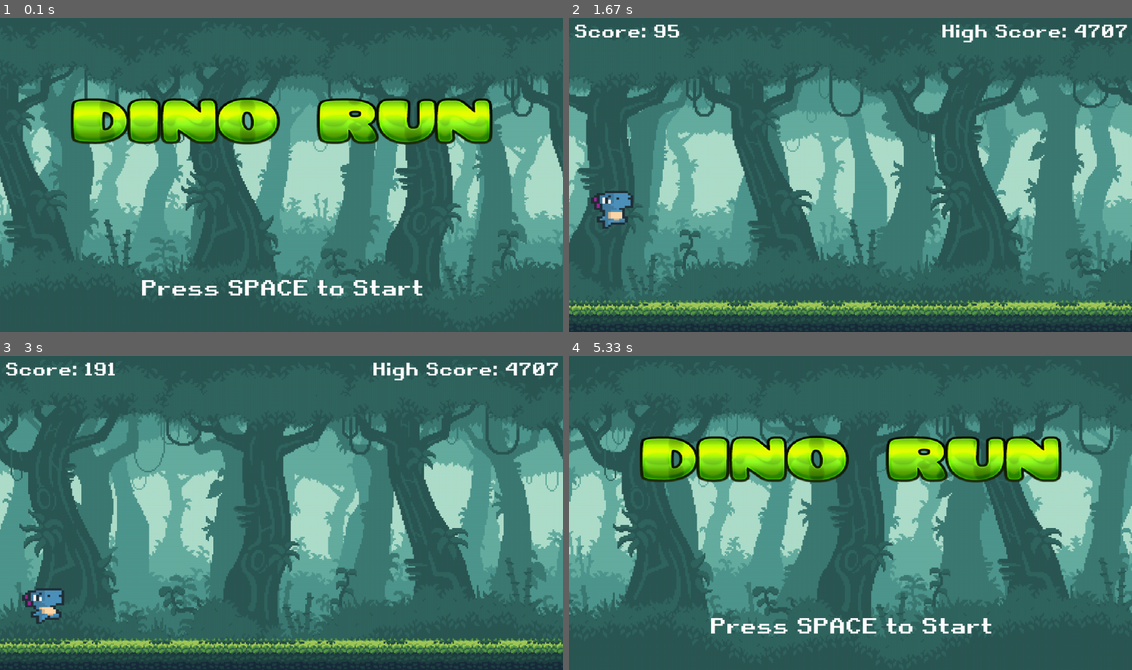
Above: before the commit, frames 1-4 (two rows, left to right).
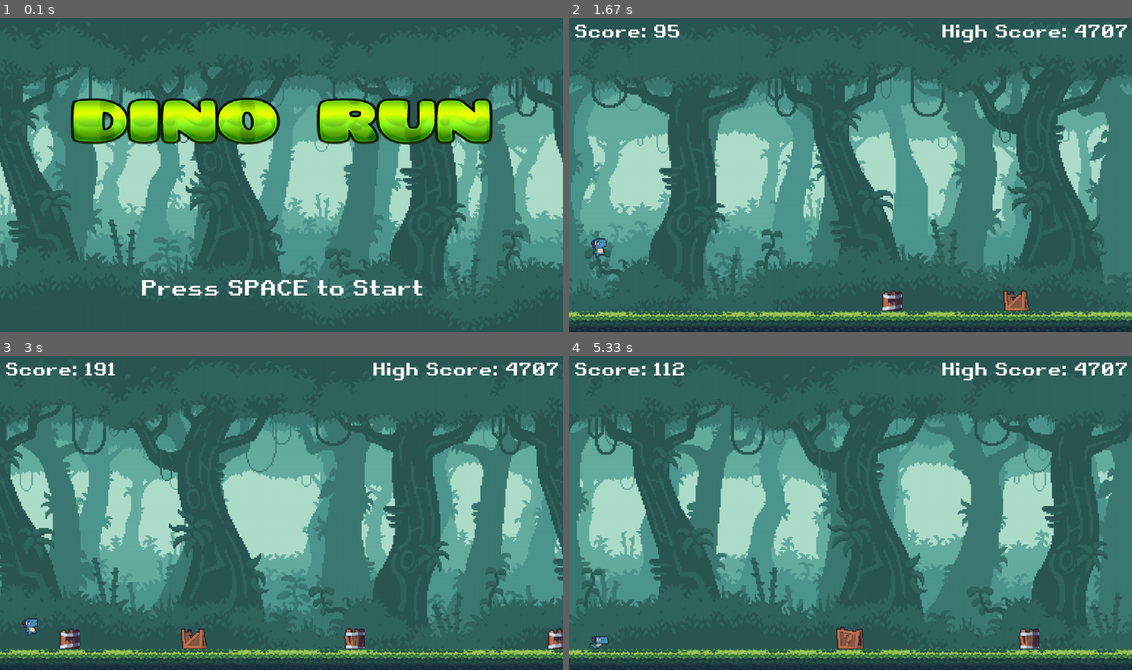
Above: after the commit, the same moments.

Repository: Creative-banda/Dino-Run
Game: pygame game, started from main.py
Two runs of this game, one before a commit and one after it. Both use one fixed random seed, a clock stepped at 60 frames per second and the inputs below.
Inputs:
- Up to frame 1 (0.1 s): no input
- Up to frame 2 (1.67 s): tap Space at 0.33 s; hold Up 0.67-1.13 s; hold Down 1.17-1.47 s; hold Up from 1.5 s (still down)
- Up to frame 3 (3 s): release Up at 1.87 s; hold Down 1.9-2.27 s; hold Up 2.3-2.6 s; hold Down 2.63-2.93 s; hold Up from 2.97 s (still down)
- Up to frame 4 (5.33 s): release Up at 3.33 s; hold Down 3.37-3.73 s; tap Space at 3.77 s; hold Up 4.1-4.4 s; hold Down 4.43-4.73 s; hold Up 4.77-5.13 s; hold Down from 5.17 s (still down)

The runs differ from the first frame. In frame 1, 8.6% of the frame differs, in the area x 0-100%, y 15-90%; in frame 2, 52%, in the area x 0-100%, y 15-99%; in frame 3, 46%; in frame 4, 42%.

Commit message:
Refine visual scale and jump physics for zoomed-out gameplay

Diff:
--- a/main.py
+++ b/main.py
@@ -16,10 +16,11 @@
 # Get Ratio of Base to Actual Screen Size
 ratio_x = WIDTH / BASE_WIDTH
 ratio_y = HEIGHT / BASE_HEIGHT
+ratio = min(ratio_x, ratio_y)
 
 # Variables
 bg = []  # List to hold parallax background images
-game_speed = 5 * ratio_x  # Speed of the game
+game_speed = 4 * ratio_x  # Speed of the game
 last_increment_time = pygame.time.get_ticks()  # Track last increment time
 score = 0  # Initialize score
 high_score = 0  # Initialize high score
@@ -27,13 +28,16 @@
 last_bird_spawn_time = pygame.time.get_ticks()
 last_obstacle_spawn_time = pygame.time.get_ticks()
 
+next_target_arrival = 0
+next_entity_is_bird = False
+
 # Font setup
 score_font = pygame.font.Font("assets/font/Retro.ttf", int(25 * ratio_x))
 big_font = pygame.font.Font("assets/font/Retro.ttf", int(30 * ratio_x))
 
 # Load image
 ground_image = pygame.image.load("assets/images/background/ground.png")
-ground_image = pygame.transform.scale(ground_image, (WIDTH, int(60 * ratio_y)))
+ground_image = pygame.transform.scale(ground_image, (WIDTH, int(40 * ratio_y)))
 
 # Load Sounds
 jump_sound = pygame.mixer.Sound("assets/sounds/jump.mp3")
@@ -81,8 +85,8 @@
 def increment_game_speed():
     global game_speed, last_increment_time
     current_time = pygame.time.get_ticks()
-    if current_time - last_increment_time > 7000:  # Increment speed every 7 seconds
-        game_speed += 1 *  ratio_x  # Increment speed based on ratio
+    if current_time - last_increment_time > 10000:  # Increment speed every 10 seconds
+        game_speed += 0.5 * ratio_x  # Increment speed based on ratio
         last_increment_time = current_time
 
 #  ----------------   Score Display/ Main Menu --------------- #
@@ -143,10 +147,12 @@
 def reset_level():
     global player, ground_1, ground_2
     """Reset the game state to start a new game."""
-    global score, isAlive, game_speed
+    global score, isAlive, game_speed, next_target_arrival, next_entity_is_bird
     score = 0
+    next_target_arrival = 0
+    next_entity_is_bird = False
     isAlive = True
-    game_speed = 5 * ratio_x  # Reset game speed
+    game_speed = 4 * ratio_x  # Reset game speed
     ground_group.empty()  # Clear ground group
     enemy_group.empty()  # Clear enemy group
     obstacle_group.empty()  # Clear obstacle group
@@ -167,7 +173,7 @@
         self.image = ground_image
         self.rect = self.image.get_rect()
         self.rect.left = x
-        self.rect.y = HEIGHT - 60 * ratio_y
+        self.rect.y = HEIGHT - 40 * ratio_y
 
     def move(self):
         self.rect.x -= game_speed
@@ -187,7 +193,7 @@
         self.rect.topleft = (50, HEIGHT // 2)
         self.animation_cooldown = 80  # Milliseconds between frame updates
         self.last_update = pygame.time.get_ticks()  # Track last update time
-        self.gravity = 0.5  # Gravity effect
+        self.gravity = 0.8 * ratio_y  # Gravity effect
         self.velocity_y = 0  # Vertical velocity for jumping
         self.Inair = False  # Check if player is in the air
         self.ducking = False  # Check if player is ducking
@@ -204,7 +210,7 @@
                 img_path = f"assets/images/dino/{action}/{i}.png"
 
                 img = pygame.image.load(img_path).convert_alpha()
-                img = pygame.transform.scale(img, (img.get_width() * 4 * ratio_x, img.get_height() * 4 * ratio_y))
+                img = pygame.transform.scale(img, (int(img.get_width() * 2 * ratio), int(img.get_height() * 2 * ratio)))
 
                 temp_list.append(img)
 
@@ -235,7 +241,7 @@
         dy, alive = 0, True
         keys = pygame.key.get_pressed()
         if keys[pygame.K_UP] and not self.Inair:
-            self.velocity_y = -15 * ratio_y  # Jumping effect
+            self.velocity_y = -14 * ratio_y  # Jumping effect
             self.Inair = True
             jump_sound.play()  # Play jump sound
         if keys[pygame.K_DOWN]:
@@ -256,7 +262,7 @@
                 self.rect.bottom = ground.rect.top
                 self.velocity_y = 0
                 self.Inair = False
-                self.gravity = 0.5 * ratio_y
+                self.gravity = 0.8 * ratio_y
 
         # Check for boxes collision
         for obstacle in obstacle_group:
@@ -286,7 +292,7 @@
     def __init__(self):
         super().__init__()
         self.x = WIDTH
-        self.y = random.choice([HEIGHT - 180 * ratio_y, HEIGHT - 200 * ratio_y, HEIGHT - 120 * ratio_y])  # Randomize bird height
+        self.y = random.choice([HEIGHT - 40 * ratio_y - 32 * ratio, HEIGHT - 40 * ratio_y - 60 * ratio, HEIGHT - 40 * ratio_y - 80 * ratio])  # Randomize bird height
         self.animation_list = []
         self.load_animation()
         self.frame_index = 0
@@ -303,7 +309,7 @@
         for i in range(num_of_frames):  # Fix range (use +1)
             img_path = f"assets/images/bird/{i}_BirdSprite.png"
             img = pygame.image.load(img_path).convert_alpha()
-            img = pygame.transform.scale(img, (img.get_width() * 4 * ratio_x, img.get_height() * 4 * ratio_y))
+            img = pygame.transform.scale(img, (int(img.get_width() * 2 * ratio), int(img.get_height() * 2 * ratio)))
             self.animation_list.append(img)
 
     def update(self):
@@ -324,10 +330,10 @@
 class Obstacle(pygame.sprite.Sprite):
     def __init__(self):
         super().__init__()
-        self.x, self.y = WIDTH, HEIGHT - 60 * ratio_y  # Position the obstacle at the bottom of the screen
+        self.x, self.y = WIDTH, HEIGHT - 40 * ratio_y  # Position the obstacle at the bottom of the screen
         image_name = random.randint(1, 6)  # Randomly select an obstacle image
         self.image = pygame.image.load(f"assets/images/boxes/{image_name}.png").convert_alpha()
-        self.image = pygame.transform.scale(self.image, (self.image.get_width() * 3 * ratio_x, self.image.get_height() * 3 * ratio_y))
+        self.image = pygame.transform.scale(self.image, (int(self.image.get_width() * 1.5 * ratio), int(self.image.get_height() * 1.5 * ratio)))
         self.rect = self.image.get_rect()
         self.rect.bottomleft = (self.x, self.y)
 
@@ -372,17 +378,29 @@
 
     draw_scores()  # Draw scores on the screen
 
-    # Create new obstacles
-    if random.randint(1, 150) == 1 and pygame.time.get_ticks() - last_obstacle_spawn_time > 500:  # Adjust frequency of obstacles
-        obstacle = Obstacle()
-        obstacle_group.add(obstacle)
-        last_obstacle_spawn_time = pygame.time.get_ticks()
-
-    # Create new birds
-    if random.randint(1, 400) == 1 and pygame.time.get_ticks() - last_bird_spawn_time > 2000:  # Adjust frequency of birds
-        bird = Bird()
-        enemy_group.add(bird)
-        last_bird_spawn_time = pygame.time.get_ticks()
+    # Spawning logic based on arrival gaps to avoid impossible combinations
+
+    # Speed of next entity
+    entity_speed = game_speed + (5 * ratio_x if next_entity_is_bird else 0)
+    dist_to_player = WIDTH - (50 * ratio_x)
+    frames_to_arrive = dist_to_player / entity_speed
+    expected_arrival_tick = score + frames_to_arrive
+
+    if expected_arrival_tick >= next_target_arrival:
+        if next_entity_is_bird:
+            bird = Bird()
+            enemy_group.add(bird)
+        else:
+            obstacle = Obstacle()
+            obstacle_group.add(obstacle)
+
+        # Decide what to spawn next and when
+        gap = 40 + random.randint(0, 50)
+        next_entity_is_bird = score > 200 and random.randint(1, 100) <= 40
+        if next_entity_is_bird:
+            gap += 15 # Birds need more gap because they move faster, give player more time
+
+        next_target_arrival = expected_arrival_tick + gap
 
     # Draw obstacles
     obstacle_group.update()
@@ -398,7 +416,7 @@
     if not isAlive:
         background_music.stop()
         loose_sound.play()
-        game_speed = 5 * ratio_x  # Reset game speed on death
+        game_speed = 4 * ratio_x  # Reset game speed on death
         if score > high_score:
 
             save_high_score(score)
--- a/main_half_screen.py
+++ b/main_half_screen.py
@@ -10,7 +10,7 @@
 
 # Variables
 bg = []  # List to hold parallax background images
-game_speed = 5  # Speed of the game
+game_speed = 4  # Speed of the game
 last_increment_time = pygame.time.get_ticks()  # Track last increment time
 score = 0  # Initialize score
 high_score = 0  # Initialize high score
@@ -70,8 +70,8 @@
 def increment_game_speed():
     global game_speed, last_increment_time
     current_time = pygame.time.get_ticks()
-    if current_time - last_increment_time > 7000:  # Increment speed every 7 seconds
-        game_speed += 1
+    if current_time - last_increment_time > 10000:  # Increment speed every 10 seconds
+        game_speed += 0.5
         last_increment_time = current_time
 
 #  ----------------   Score Display/ Main Menu --------------- #
@@ -131,10 +131,12 @@
 def reset_level():
     global player, ground_1, ground_2
     """Reset the game state to start a new game."""
-    global score, isAlive, game_speed
+    global score, isAlive, game_speed, next_target_arrival, next_entity_is_bird
     score = 0
+    next_target_arrival = 0
+    next_entity_is_bird = False
     isAlive = True
-    game_speed = 5  # Reset game speed
+    game_speed = 4  # Reset game speed
     ground_group.empty()  # Clear ground group
     enemy_group.empty()  # Clear enemy group
     obstacle_group.empty()  # Clear obstacle group
@@ -155,7 +157,7 @@
         self.image = ground_image
         self.rect = self.image.get_rect()
         self.rect.left = x
-        self.rect.y = HEIGHT - 60
+        self.rect.y = HEIGHT - 40
 
     def move(self):
         self.rect.x -= game_speed
@@ -175,7 +177,7 @@
         self.rect.topleft = (50, HEIGHT // 2)
         self.animation_cooldown = 80  # Milliseconds between frame updates
         self.last_update = pygame.time.get_ticks()  # Track last update time
-        self.gravity = 0.5  # Gravity effect
+        self.gravity = 0.8  # Gravity effect
         self.velocity_y = 0  # Vertical velocity for jumping
         self.Inair = False  # Check if player is in the air
         self.ducking = False  # Check if player is ducking
@@ -192,7 +194,7 @@
                 img_path = f"assets/images/dino/{action}/{i}.png"
 
                 img = pygame.image.load(img_path).convert_alpha()
-                img = pygame.transform.scale(img, (img.get_width() * 4, img.get_height() * 4))
+                img = pygame.transform.scale(img, (int(img.get_width() * 2), int(img.get_height() * 2)))
 
                 temp_list.append(img)
 
@@ -223,7 +225,7 @@
         dy, alive = 0, True
         keys = pygame.key.get_pressed()
         if keys[pygame.K_UP] and not self.Inair:
-            self.velocity_y = -15  # Jumping effect
+            self.velocity_y = -14  # Jumping effect
             self.Inair = True
             jump_sound.play()  # Play jump sound
         if keys[pygame.K_DOWN]:
@@ -244,7 +246,7 @@
                 self.rect.bottom = ground.rect.top
                 self.velocity_y = 0
                 self.Inair = False
-                self.gravity = 0.5
+                self.gravity = 0.8
 
         # Check for boxes collision
         for obstacle in obstacle_group:
@@ -275,7 +277,7 @@
     def __init__(self):
         super().__init__()
         self.x = WIDTH
-        self.y = random.choice([HEIGHT - 180, HEIGHT - 200, HEIGHT - 120])  # Randomize bird height
+        self.y = random.choice([HEIGHT - 40 - 32, HEIGHT - 40 - 60, HEIGHT - 40 - 80])  # Randomize bird height
         self.animation_list = []
         self.load_animation()
         self.frame_index = 0
@@ -292,7 +294,7 @@
         for i in range(num_of_frames):  # Fix range (use +1)
             img_path = f"assets/images/bird/{i}_BirdSprite.png"
             img = pygame.image.load(img_path).convert_alpha()
-            img = pygame.transform.scale(img, (img.get_width() * 4, img.get_height() * 4))
+            img = pygame.transform.scale(img, (int(img.get_width() * 2), int(img.get_height() * 2)))
             self.animation_list.append(img)
 
     def update(self):
@@ -313,10 +315,10 @@
 class Obstacle(pygame.sprite.Sprite):
     def __init__(self):
         super().__init__()
-        self.x, self.y = WIDTH, HEIGHT - 60
+        self.x, self.y = WIDTH, HEIGHT - 40
         image_name = random.randint(1, 6)  # Randomly select an obstacle image
         self.image = pygame.image.load(f"assets/images/boxes/{image_name}.png").convert_alpha()
-        self.image = pygame.transform.scale(self.image, (self.image.get_width() * 3, self.image.get_height() * 3))
+        self.image = pygame.transform.scale(self.image, (int(self.image.get_width() * 1.5), int(self.image.get_height() * 1.5)))
         self.rect = self.image.get_rect()
         self.rect.bottomleft = (self.x, self.y)
 
@@ -360,15 +362,29 @@
 
     draw_scores()  # Draw scores on the screen
 
-    # Create new obstacles
-    if random.randint(1, 200) == 1:  # Adjust frequency of obstacles
-        obstacle = Obstacle()
-        obstacle_group.add(obstacle)
-
-    # Create new birds
-    if random.randint(1, 400) == 1:
-        bird = Bird()
-        enemy_group.add(bird)
+    # Spawning logic based on arrival gaps to avoid impossible combinations
+
+    # Speed of next entity
+    entity_speed = game_speed + (5 if next_entity_is_bird else 0)
+    dist_to_player = WIDTH - 50
+    frames_to_arrive = dist_to_player / entity_speed
+    expected_arrival_tick = score + frames_to_arrive
+
+    if expected_arrival_tick >= next_target_arrival:
+        if next_entity_is_bird:
+            bird = Bird()
+            enemy_group.add(bird)
+        else:
+            obstacle = Obstacle()
+            obstacle_group.add(obstacle)
+
+        # Decide what to spawn next and when
+        gap = 40 + random.randint(0, 50)
+        next_entity_is_bird = score > 200 and random.randint(1, 100) <= 40
+        if next_entity_is_bird:
+            gap += 15 # Birds need more gap because they move faster, give player more time
+
+        next_target_arrival = expected_arrival_tick + gap
 
     # Draw obstacles
     obstacle_group.update()
@@ -384,7 +400,7 @@
     if not isAlive:
         background_music.stop()
         loose_sound.play()
-        game_speed = 5  # Reset game speed on death
+        game_speed = 4  # Reset game speed on death
         if score > high_score:
 
             save_high_score(score)
